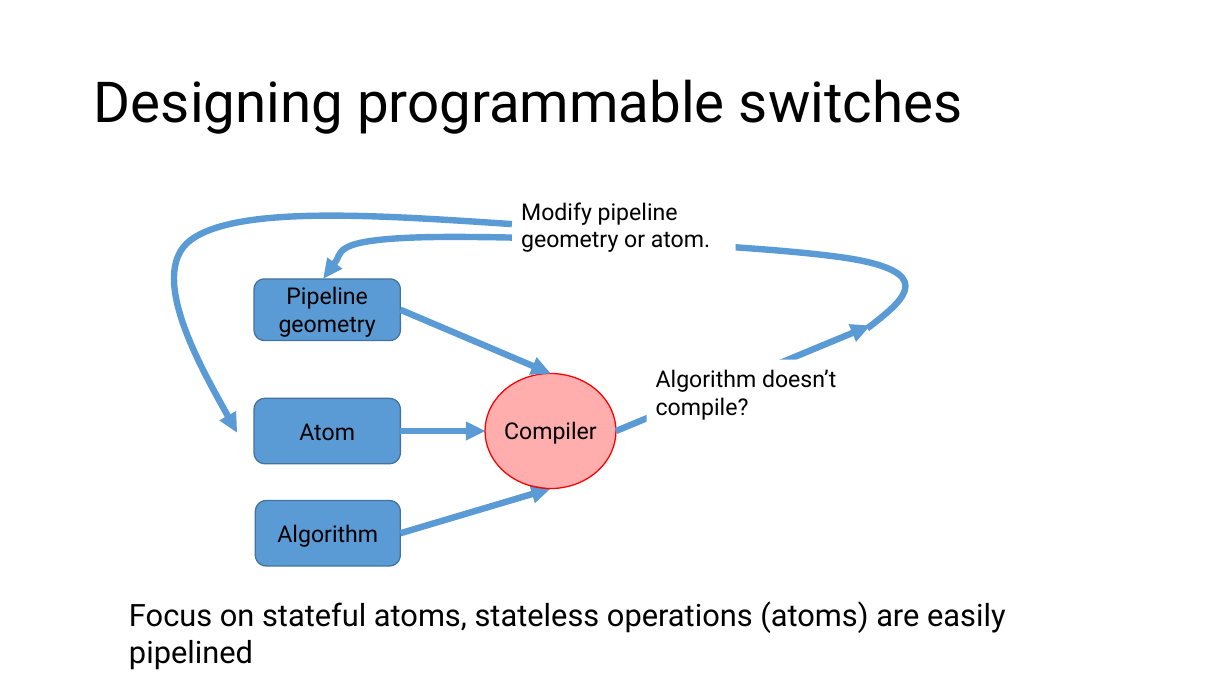
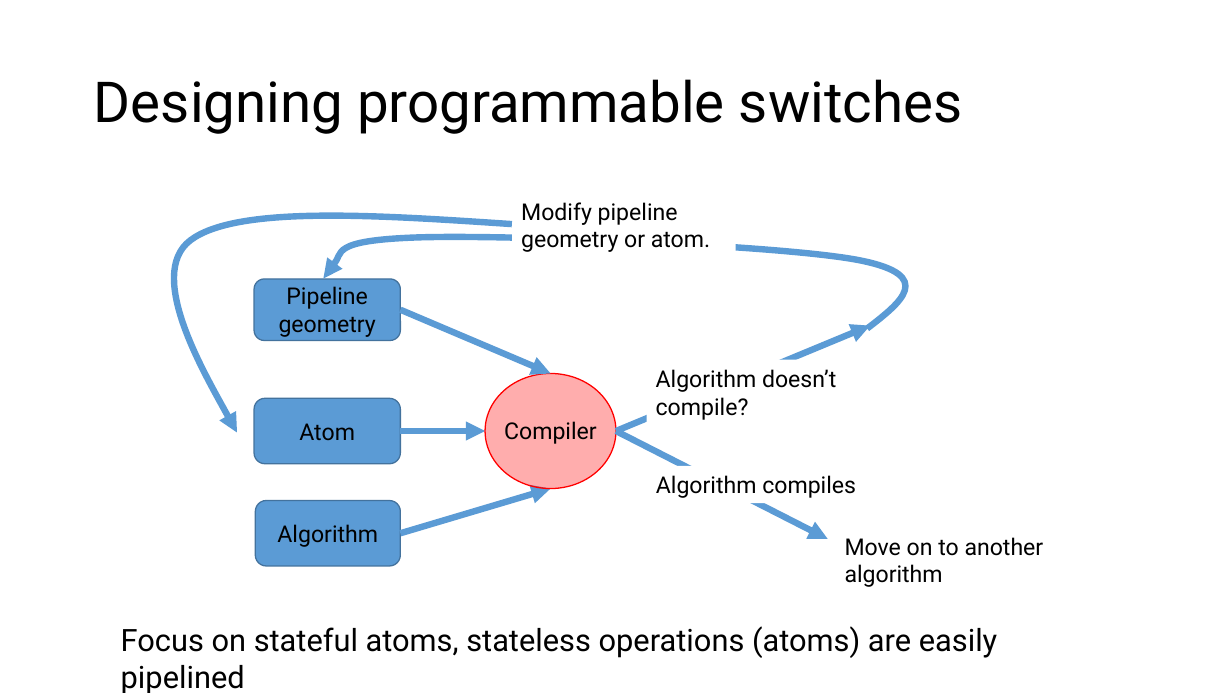
Before and after one commit to anirudhSK/pifo-domino-marple-ppts, a slide deck: slide 17 of domino_sigcomm.pptx. Drawn at 1232x693 pixels with LibreOffice and Linux fonts; fonts in the diff are those of the drawing. Boxes give left, top, right and bottom in pixels: in the first picture for what was removed or moved away, otherwise in the second. Text is boxed around its words. In the diff, an @@ line names an element or a change of style, - is before the commit and + after.

Commit message:
Improve iteration diagram

```diff
--- a/domino_sigcomm.pptx
+++ b/domino_sigcomm.pptx
@@ arrow added from (616, 431) to (828, 539), #5B9BD5 5 pt @@
@@ text added at [656, 475, 856, 498], 18 pt, text #000000 @@
+Algorithm compiles
@@ text added at [845, 537, 1044, 587], 18 pt, text #000000 @@
+Move on to another algorithm
@@ text "Focus on stateful atoms, stateless ...": place and size @@
-text "Focus on stateful atoms, stateless ..." at [129, 601, 1005, 633]
+text "Focus on stateful atoms, stateless ..." at [121, 626, 997, 658]
```
